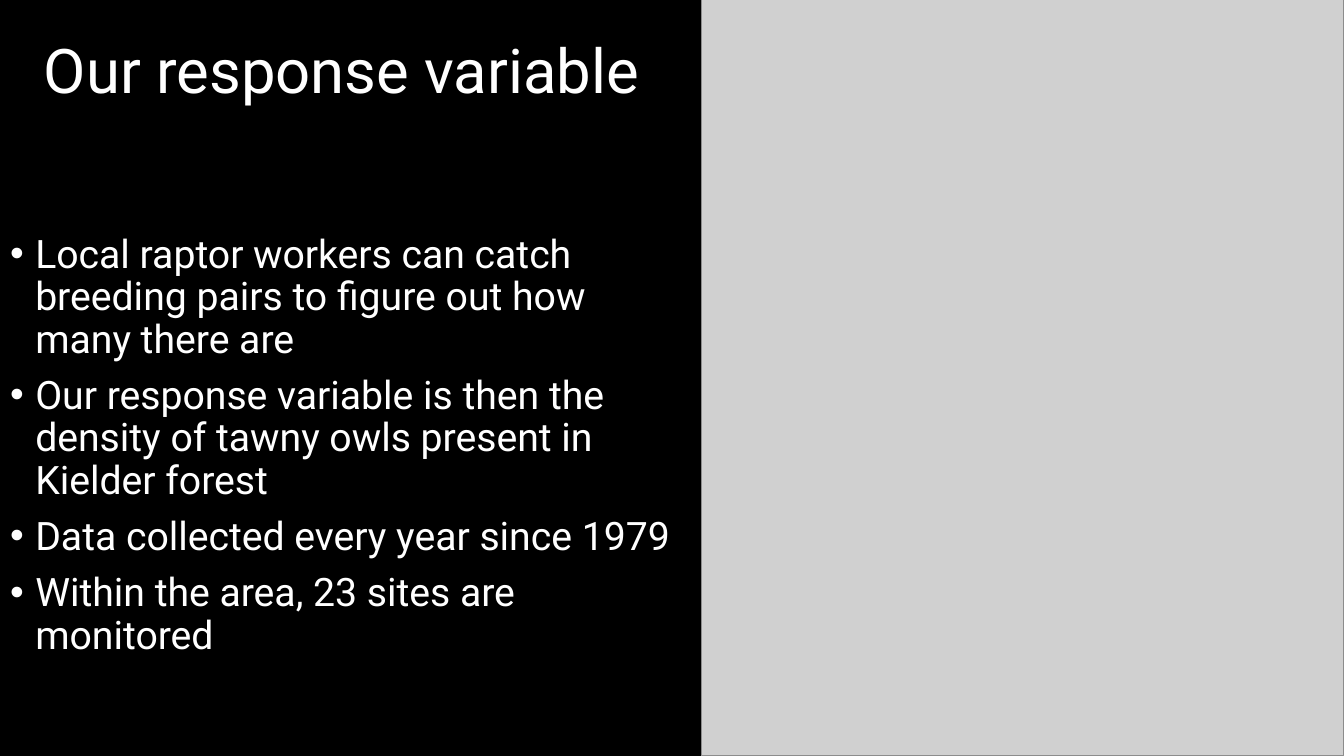
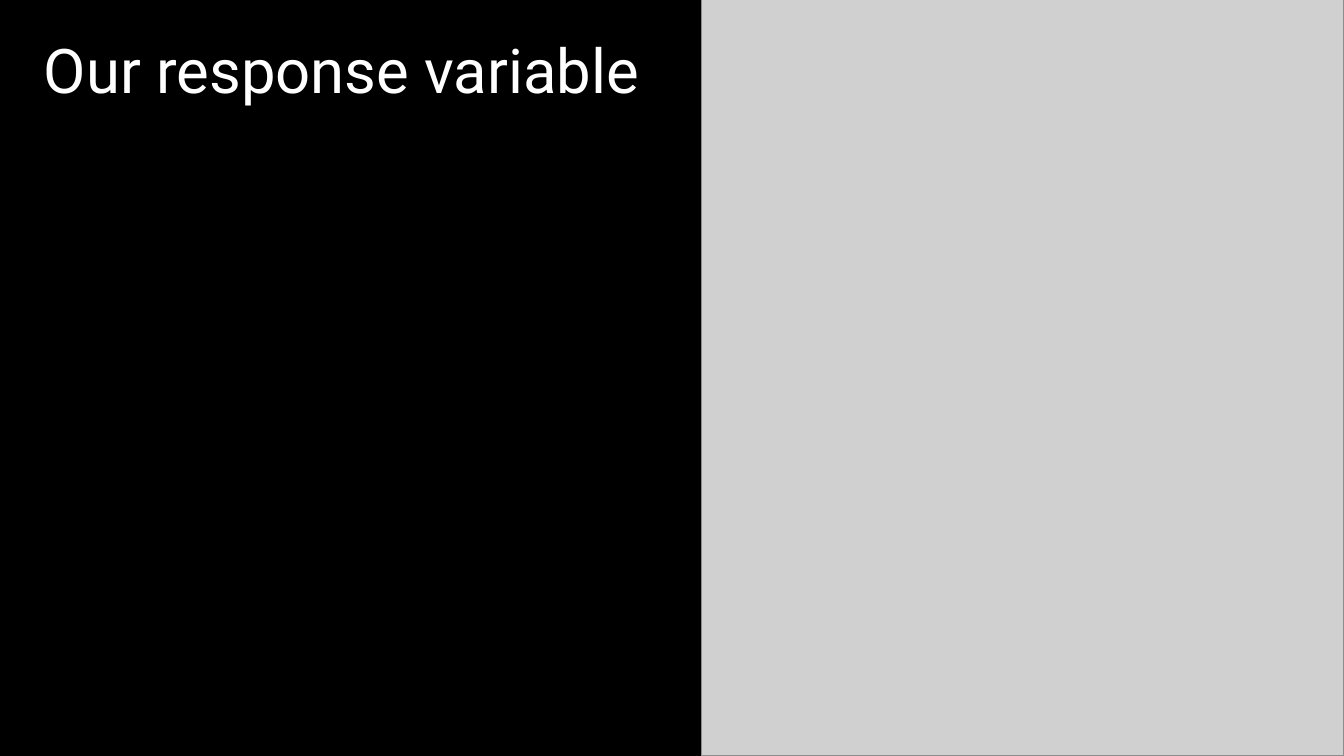
Before and after one commit to DeonRoos/stats-for-biologists, a slide deck: slide 4 of Lecture 5 - Cont LM/Slides/Linear models_w_Continuous.pptx. Drawn at 1344x756 pixels with LibreOffice and Linux fonts; fonts in the diff are those of the drawing; grey boxes stand for pictures. Boxes give left, top, right and bottom in pixels: in the first picture for what was removed or moved away, otherwise in the second. Text is boxed around its words. In the diff, an @@ line names an element or a change of style, - is before the commit and + after.

```diff
--- a/Lecture 5 - Cont LM/Slides/Linear models_w_Continuous.pptx
+++ b/Lecture 5 - Cont LM/Slides/Linear models_w_Continuous.pptx
@@ text removed at (35, 238, 670, 650) @@
-• Local raptor workers can catch breeding pairs to figure out how many there are
-• Our response variable is then the density of tawny owls present in Kielder forest
-• Data collected every year since 1979
-• Within the area, 23 sites are monitored
```
Also in this commit, not shown: 8 other slides changed, 9 slides added, 5 slides removed, 8 other files.
